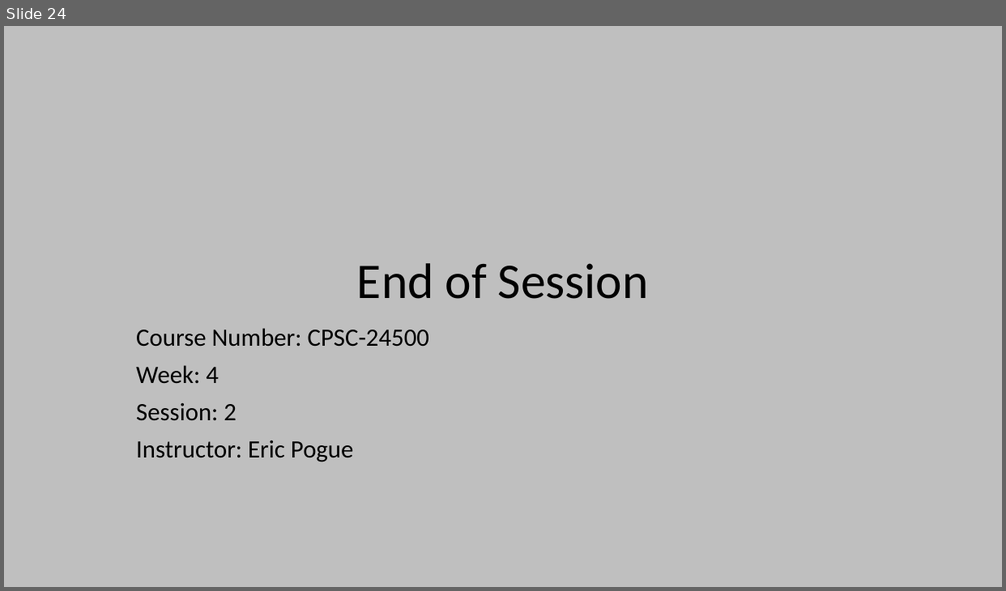
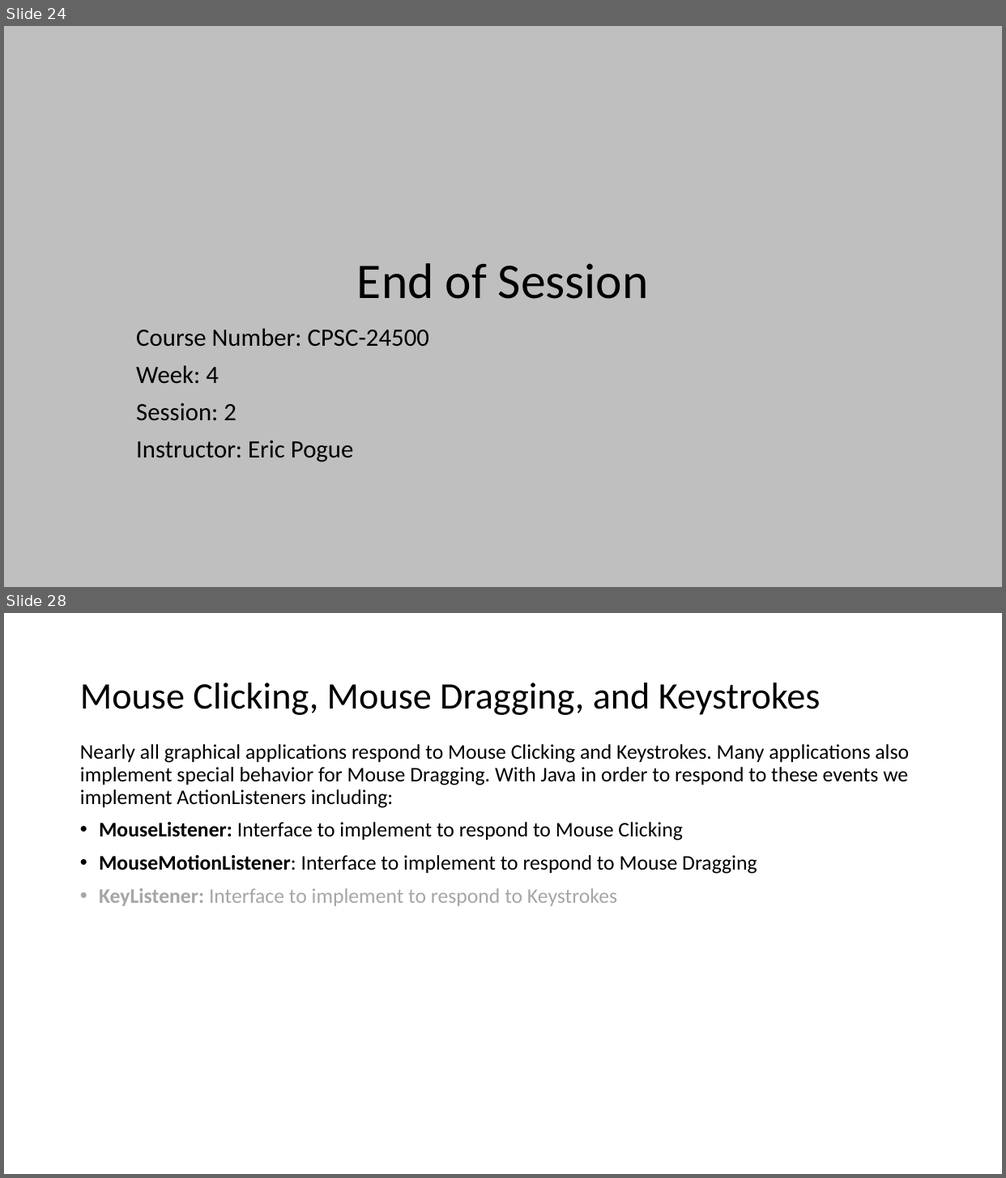
Before and after one commit to EricJPogue/www-epogue-info, a slide deck: CPSC-24500/Week04/2017SpringW04Slides.pptx. Shown one above the other, each under a label of ours: slide 24 before the commit, slides 24 and 28 after it; the slides between them are not shown. The pictures are 1006x591 and 1006x1178 pixels, drawn with LibreOffice and Linux fonts; fonts in the diff are those of the drawing. Boxes give left, top, right and bottom in pixels: in the first picture for what was removed or moved away, otherwise in the second. Text is boxed around its words. In the diff, an @@ line names an element or a change of style, - is before the commit and + after.

```diff
--- a/CPSC-24500/Week04/2017SpringW04Slides.pptx
+++ b/CPSC-24500/Week04/2017SpringW04Slides.pptx
@@ slide 28 added at [4,613,1002,1174], background #FFFFFF @@
@@ title added at [80,683,820,715], 36 pt, text #000000 @@
+Mouse Clicking, Mouse Dragging, and Keystrokes
@@ text added at [80,744,909,906], 20 pt, text #000000 @@
+Nearly all graphical applications respond to Mouse Clicking and Keystrokes. Many applications also implement special behavior for Mouse Dragging. With Java in order to respond to these events we implement ActionListeners including:
+• MouseListener: Interface to implement to respond to Mouse Clicking
+• MouseMotionListener: Interface to implement to respond to Mouse Dragging
+• KeyListener: Interface to implement to respond to Keystrokes
```
Also in this commit, not shown: 12 other slides added, 6 other files.
